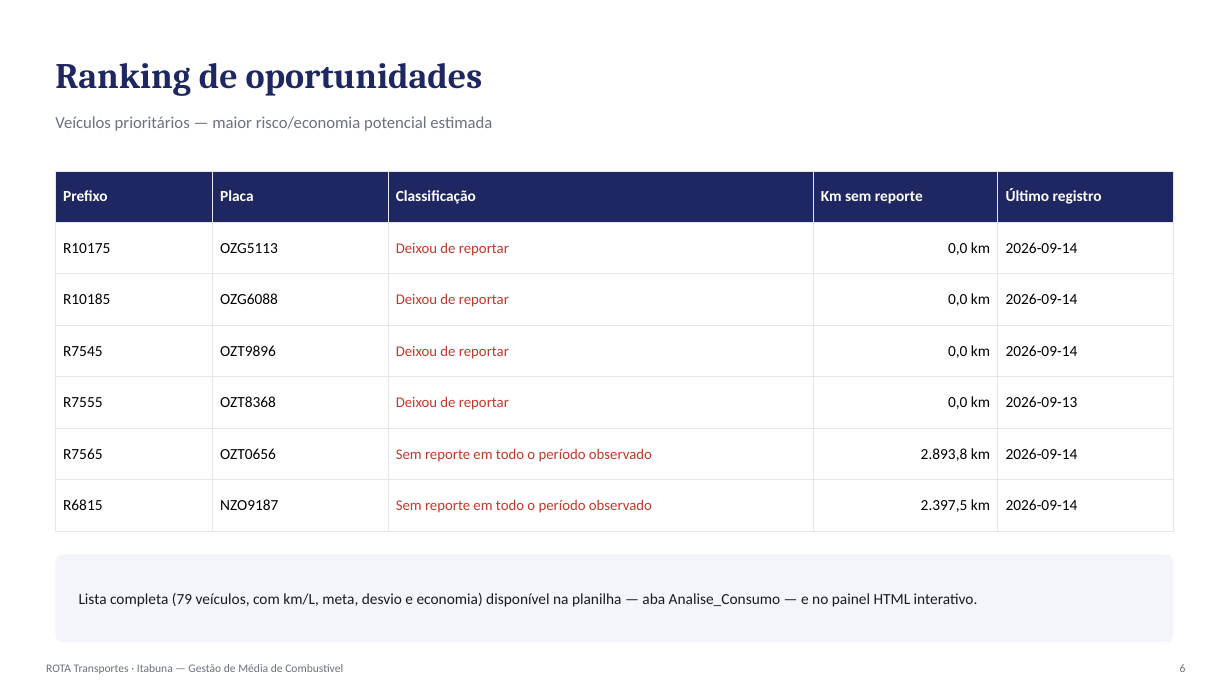
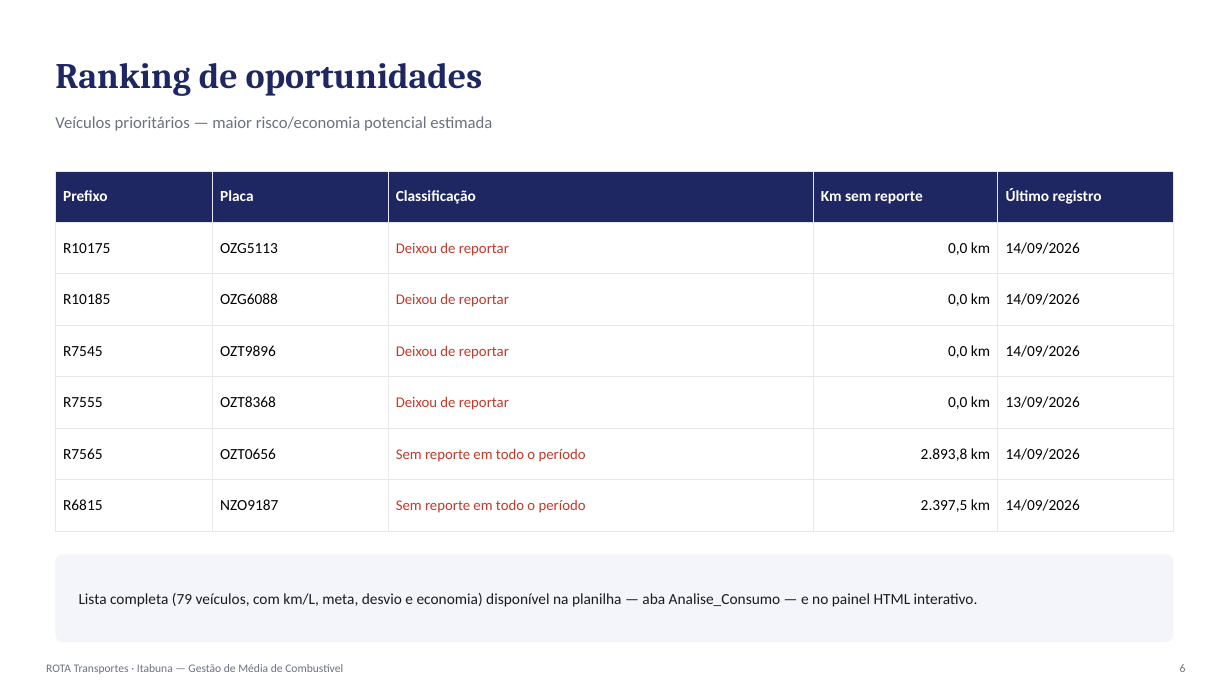
Before and after one commit to fabiocristiano1973-droid/sistema-limpeza-frota, a slide deck: slide 6 of gestao-combustivel/relatorios/Apresentacao_Diretoria_Combustivel.pptx. Drawn at 1232x693 pixels with LibreOffice and Linux fonts; fonts in the diff are those of the drawing. Boxes give left, top, right and bottom in pixels: in the first picture for what was removed or moved away, otherwise in the second. Text is boxed around its words. In the diff, an @@ line names an element or a change of style, - is before the commit and + after.

```diff
--- a/gestao-combustivel/relatorios/Apresentacao_Diretoria_Combustivel.pptx
+++ b/gestao-combustivel/relatorios/Apresentacao_Diretoria_Combustivel.pptx
@@ table at (55,171,1174,531) @@
-row 2, column 5: 2026-09-14
+row 2, column 5: 14/09/2026
-row 3, column 5: 2026-09-14
+row 3, column 5: 14/09/2026
-row 4, column 5: 2026-09-14
+row 4, column 5: 14/09/2026
-row 5, column 5: 2026-09-13
+row 5, column 5: 13/09/2026
-row 6, column 3: Sem reporte em todo o período observado
+row 6, column 3: Sem reporte em todo o período
-row 6, column 5: 2026-09-14
+row 6, column 5: 14/09/2026
-row 7, column 3: Sem reporte em todo o período observado
+row 7, column 3: Sem reporte em todo o período
-row 7, column 5: 2026-09-14
+row 7, column 5: 14/09/2026
```
Also in this commit, not shown: 10 other files.
